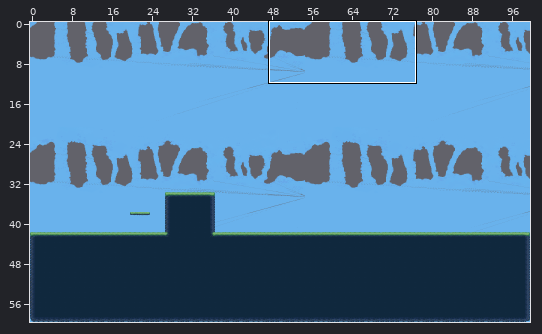
Two states of a Tiled map, Tilemap_work/Stage1.tmx. Above, an overview of the earlier version with the close-up marked.
Close-up. Before the edit:
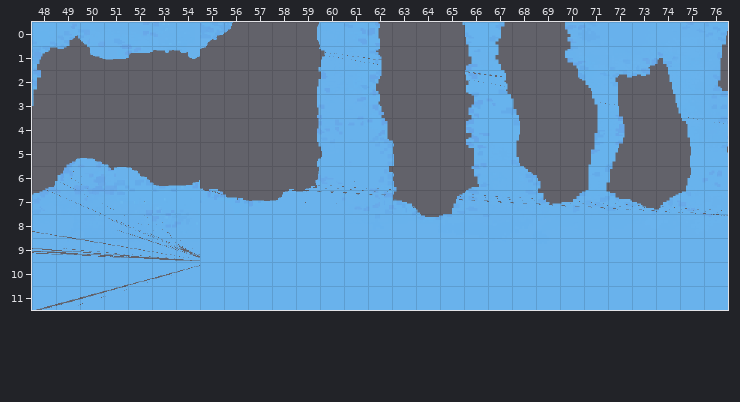
Cells are 32x32 px. Shown: x 48..76, y 0..11. The commit also changed other parts of the map, which this record leaves out.
Once edited:
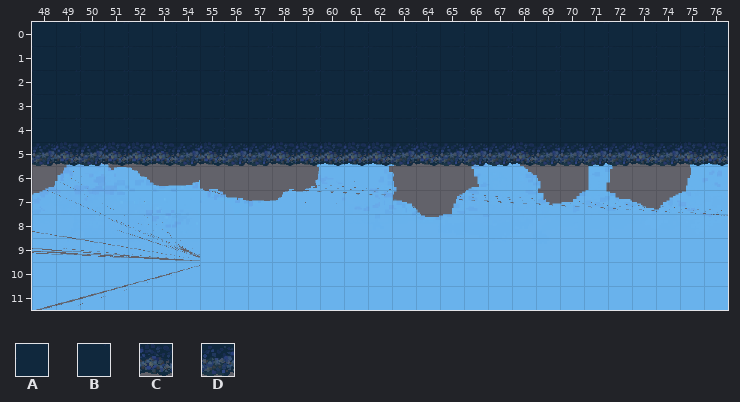
Key: from "combined_tiles": A 5, B 6, C 9, D 10.
_ is an empty cell, . an unchanged one.
Change:
--- layer "타일"
@@ x 48..76 @@
- 0 _____________________________
- 1 _____________________________
- 2 _____________________________
- 3 _____________________________
- 4 _____________________________
- 5 _____________________________
+ 0 ABABABABABABABABABABABABABABA
+ 1 ABABABABABABABABABABABABABABA
+ 2 ABABABABABABABABABABABABABABA
+ 3 ABABABABABABABABABABABABABABA
+ 4 ABABABABABABABABABABABABABABA
+ 5 DCDCCCDCDDCCCCCDCDDDCDDDDCDCC
Changed places in both close-ups, as pixel boxes (x1, y1, x2, y2):
added: (32, 22, 728, 166)
